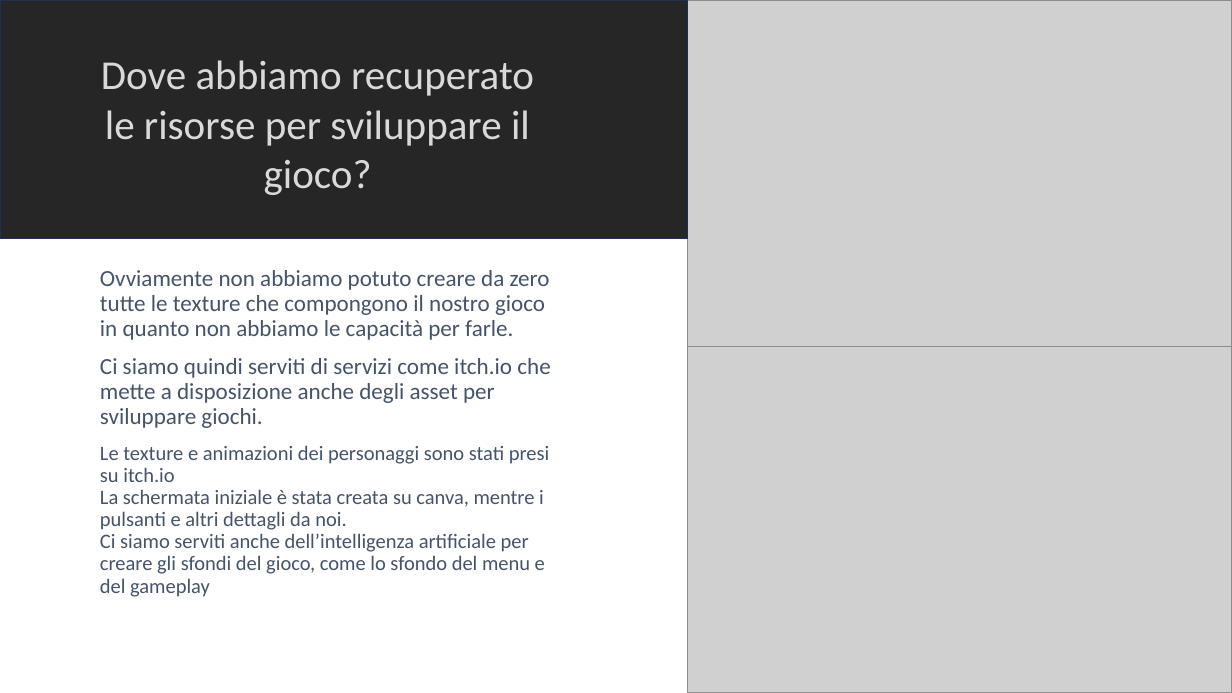
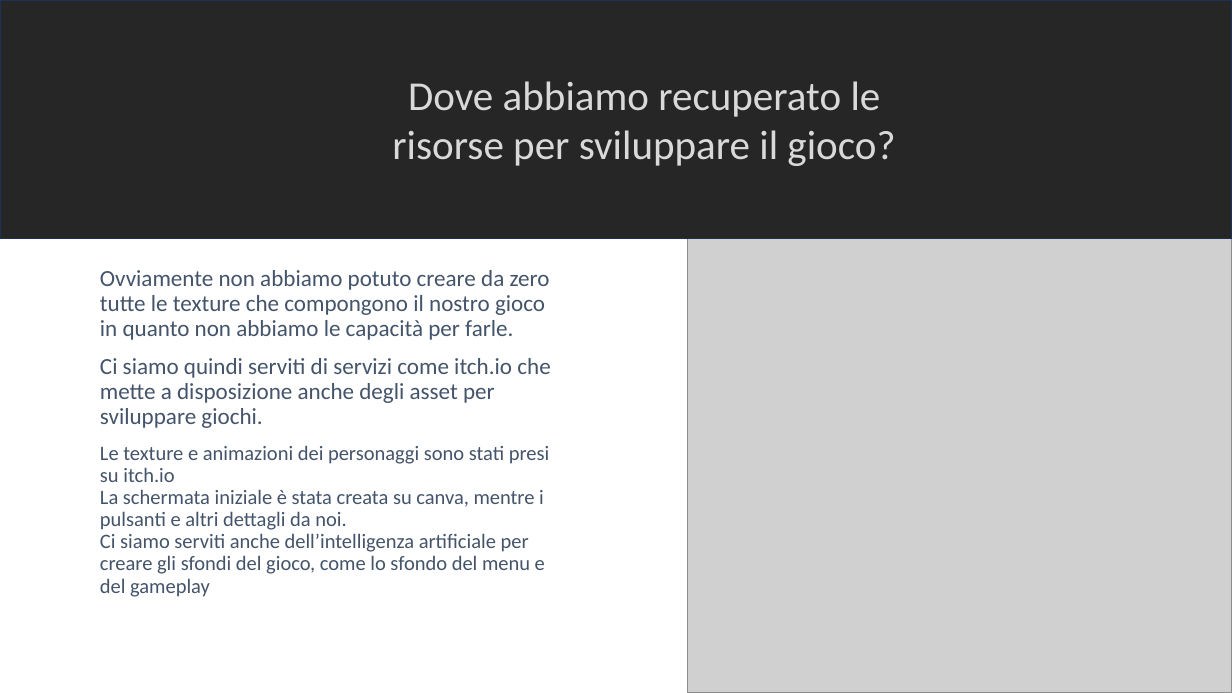
Before and after one commit to Padu360/Duel2D, a slide deck: slide 3 of docs/slides/powerpoint.pptx. Drawn at 1232x693 pixels with LibreOffice and Linux fonts; fonts in the diff are those of the drawing; grey boxes stand for pictures. Boxes give left, top, right and bottom in pixels: in the first picture for what was removed or moved away, otherwise in the second. Text is boxed around its words. In the diff, an @@ line names an element or a change of style, - is before the commit and + after.

```diff
--- a/docs/slides/powerpoint.pptx
+++ b/docs/slides/powerpoint.pptx
@@ rectangle: place and size @@
-rectangle at (0,0,688,238)
+rectangle at (0,0,1232,238)
@@ text "Dove abbiamo recuperato le risorse ..." rewrapped from (101,60,534,195) to (392,81,895,166) @@
@@ picture: place and size @@
-picture at (688,0,1232,347)
+picture at (688,238,1232,693)
@@ picture removed at (688,347,1232,693) @@
```
Also in this commit, not shown: 1 other slide changed, 3 slides added.
